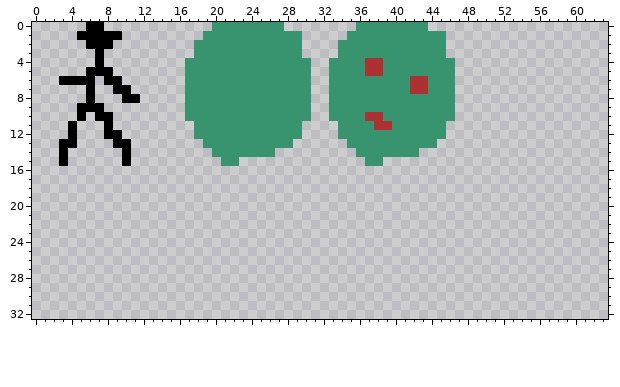
File history of a pixel-art sprite, Assets/textures/game_objects.png. Above is the file before it was changed.
The file is 64x64 pixels. Shown: x 0..63, y 0..32.
Once edited:
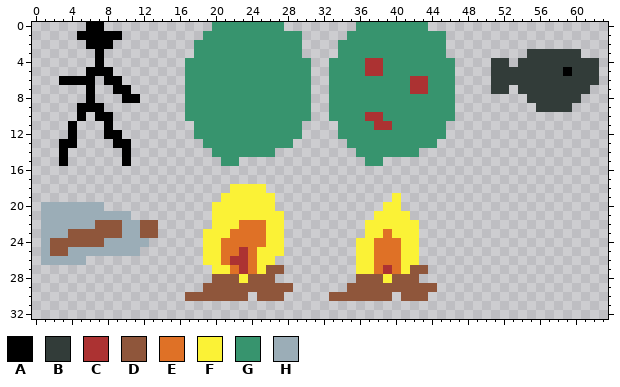
Palette (. is transparent): A #000000  B #323c39  C #ac3232  D #8f563b  E #df7126  F #fbf236  G #37946e  H #9badb7
Change:
{"y":3,"x":55,"old":"......","new":"BBBBBB"}
{"y":4,"x":51,"old":"..","new":"BB"}
{"y":4,"x":54,"old":".........","new":"BBBBBBBBB"}
{"y":5,"x":51,"old":"............","new":"BBBBBBBBABBB"}
{"y":6,"x":51,"old":"............","new":"BBBBBBBBBBBB"}
{"y":7,"x":51,"old":"..","new":"BB"}
{"y":7,"x":54,"old":"........","new":"BBBBBBBB"}
{"y":8,"x":55,"old":"......","new":"BBBBBB"}
{"y":9,"x":56,"old":"....","new":"BBBB"}
{"y":18,"x":22,"old":"....","new":"FFFF"}
{"y":19,"x":21,"old":"......","new":"FFFFFF"}
{"y":19,"x":40,"old":".","new":"F"}
{"y":20,"x":1,"old":".......","new":"HHHHHHH"}
{"y":20,"x":20,"old":".......","new":"FFFFFFF"}
{"y":20,"x":39,"old":"..","new":"FF"}
{"y":21,"x":1,"old":"..........","new":"HHHHHHHHHH"}
{"y":21,"x":20,"old":"........","new":"FFFFFFFF"}
{"y":21,"x":38,"old":"....","new":"FFFF"}
{"y":22,"x":1,"old":".............","new":"HHHHHHDDDHHDD"}
{"y":22,"x":20,"old":"........","new":"FFFEEEFF"}
{"y":22,"x":37,"old":"......","new":"FFFFFF"}
{"y":23,"x":1,"old":".............","new":"HHHDDDDDDHHDD"}
{"y":23,"x":19,"old":".........","new":"FFFEEEEFF"}
{"y":23,"x":37,"old":"......","new":"FFEFFF"}
{"y":24,"x":1,"old":"............","new":"HDDDDDDHHHHH"}
{"y":24,"x":19,"old":".........","new":"FFEEEEEFF"}
{"y":24,"x":36,"old":".......","new":"FFEEEFF"}
{"y":25,"x":1,"old":"...........","new":"HDDHHHHHHHH"}
{"y":25,"x":19,"old":".........","new":"FFEECEFFF"}
{"y":25,"x":36,"old":".......","new":"FFEEEFF"}
{"y":26,"x":1,"old":".....","new":"HHHHH"}
{"y":26,"x":19,"old":"........","new":"FFECCEFF"}
{"y":26,"x":36,"old":".......","new":"FFEEEFF"}
{"y":27,"x":20,"old":"........","new":"FFECEFDD"}
{"y":27,"x":36,"old":"........","new":"FFECEFDD"}
{"y":28,"x":20,"old":".......","new":"DDDFDDD"}
{"y":28,"x":36,"old":".......","new":"DDDFDDD"}
{"y":29,"x":19,"old":"..........","new":"DDDDDDDDDD"}
{"y":29,"x":35,"old":"..........","new":"DDDDDDDDDD"}
{"y":30,"x":17,"old":".......","new":"DDDDDDD"}
{"y":30,"x":25,"old":"...","new":"DDD"}
{"y":30,"x":33,"old":".......","new":"DDDDDDD"}
{"y":30,"x":41,"old":"...","new":"DDD"}
